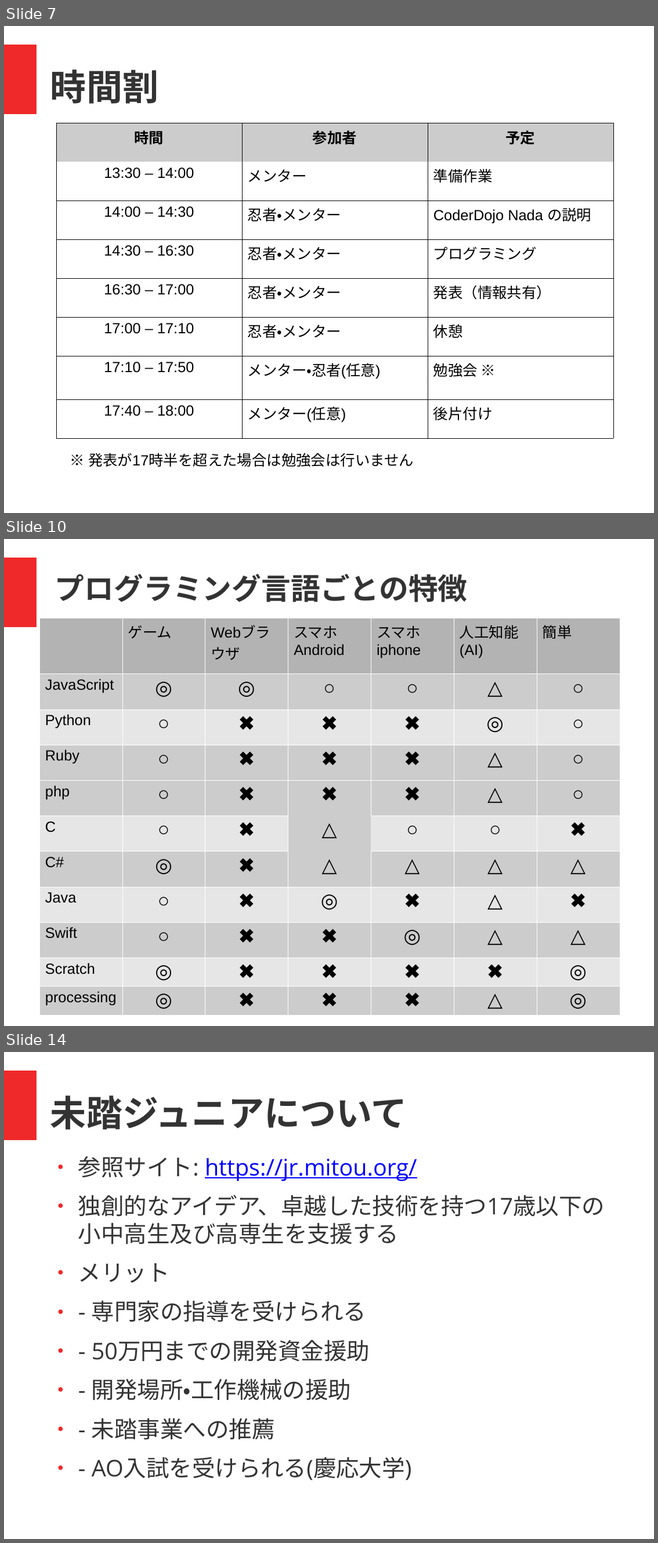
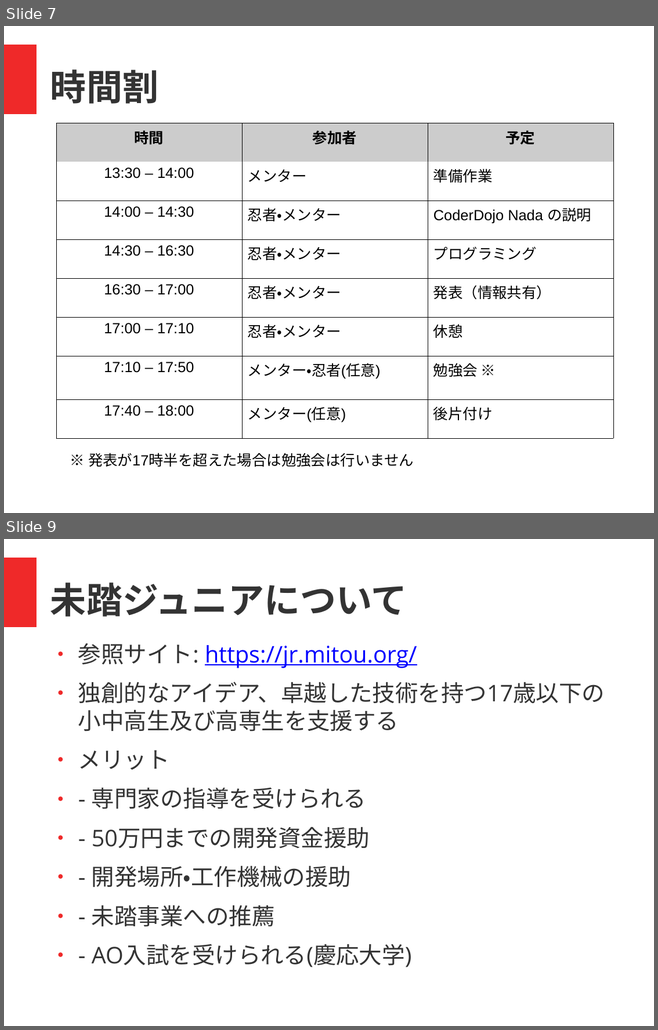
Before and after one commit to coderdojo-nada/resource, a slide deck: guide/coderdojo-nada紹介.odp. Shown one above the other, each under a label of ours: slides 7, 10 and 14 before the commit, slides 7 and 9 after it; the slides between them are not shown. The pictures are 658x1543 and 658x1030 pixels, drawn with LibreOffice and Linux fonts; fonts in the diff are those of the drawing. Boxes give left, top, right and bottom in pixels: in the first picture for what was removed or moved away, otherwise in the second. Text is boxed around its words. In the diff, an @@ line names an element or a change of style, - is before the commit and + after.

```diff
--- a/guide/coderdojo-nada紹介.odp
+++ b/guide/coderdojo-nada紹介.odp
@@ slide 10 removed at <box>4,539,654,1026</box>, background #FFFFFF; not listed: 1 template element that a slide beside it also shows @@
@@ text removed at <box>55,574,467,602</box> @@
-プログラミング言語ごとの特徴
@@ table removed at <box>39,618,621,1015</box>, 11 rows, 7 columns @@
- | ゲーム | Webブラウザ | スマホ / Android | スマホ / iphone | 人工知能(AI) | 簡単
-JavaScript | ◎ | ◎ | ○ | ○ | △ | ○
-Python | ○ | ✖️ | ✖️ | ✖️ | ◎ | ○
-Ruby | ○ | ✖️ | ✖️ | ✖️ | △ | ○
-php | ○ | ✖️ | ✖️ | ✖️ | △ | ○
-C | ○ | ✖️ | △ | ○ | ○ | ✖️
-C# | ◎ | ✖️ | △ | △ | △ | △
-Java | ○ | ✖️ | ◎ | ✖️ | △ | ✖️
-Swift | ○ | ✖️ | ✖️ | ◎ | △ | △
-Scratch | ◎ | ✖️ | ✖️ | ✖️ | ✖️ | ◎
-processing | ◎ | ✖️ | ✖️ | ✖️ | △ | ◎
@@ what was slide 14 is now slide 9 @@
```
Also in this commit, not shown: 3 slides changed, 4 other slides removed, 1 other file.
